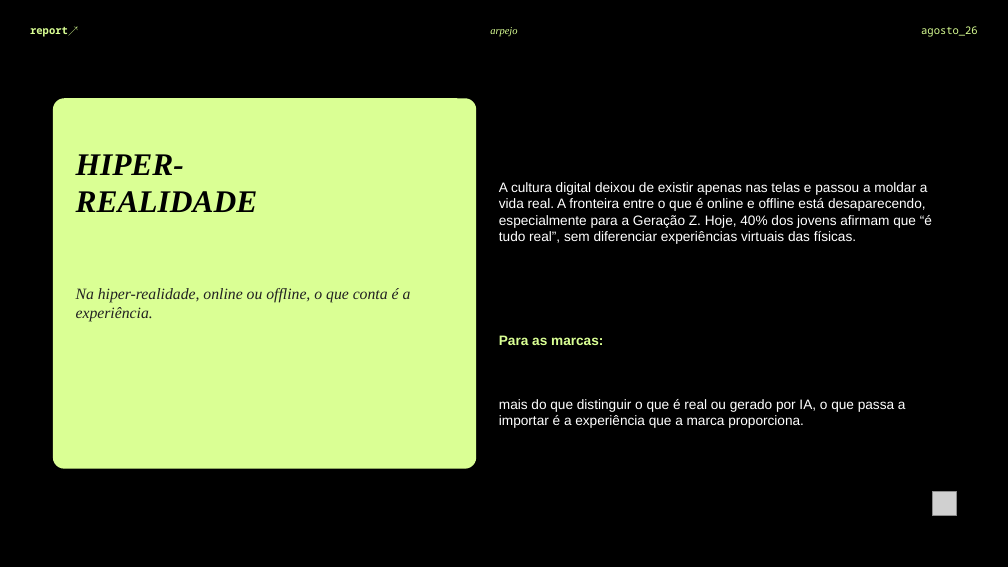
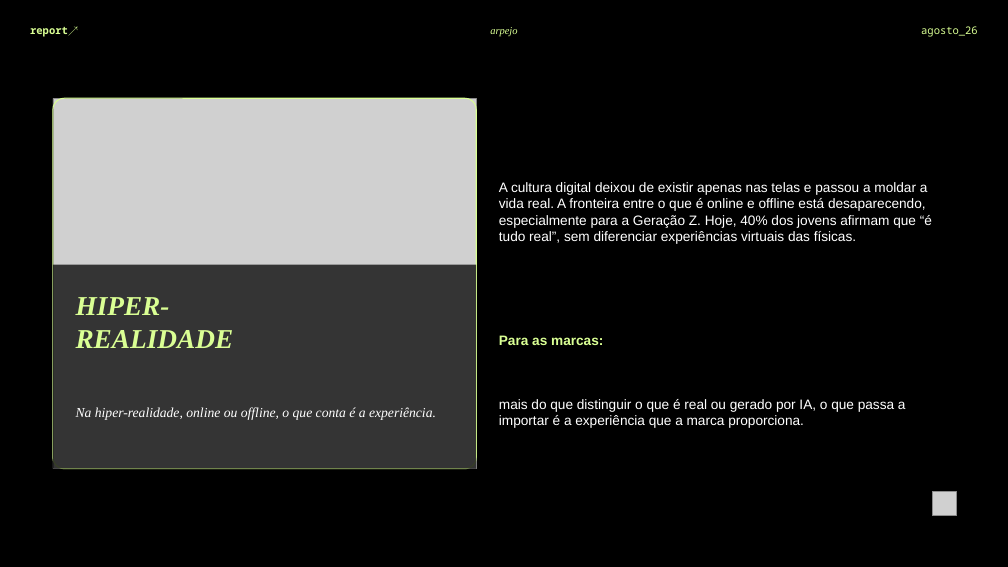
Before and after one commit to BiancaSchwanke/data-manipulation-exercises, a slide deck: slide 4 of entregas-agosto26/apresentacao-prospeccao-agosto26.pptx. Drawn at 1008x567 pixels with LibreOffice and Linux fonts; fonts in the diff are those of the drawing; grey boxes stand for pictures. Boxes give left, top, right and bottom in pixels: in the first picture for what was removed or moved away, otherwise in the second. Text is boxed around its words. In the diff, an @@ line names an element or a change of style, - is before the commit and + after.

```diff
--- a/entregas-agosto26/apresentacao-prospeccao-agosto26.pptx
+++ b/entregas-agosto26/apresentacao-prospeccao-agosto26.pptx
@@ rounded rectangle at (x1=53, y1=98, x2=476, y2=469): fill #DAFF94 to none; outline none to #DAFF94 1 pt @@
@@ picture added at (x1=53, y1=98, x2=476, y2=469) @@
@@ rectangle added at (x1=53, y1=265, x2=476, y2=469), fill #000000 at 75% opacity @@
@@ text "HIPER-" moved from (x1=76, y1=154, x2=258, y2=212) to (x1=76, y1=297, x2=234, y2=348) @@
@@ text "HIPER-" at (x1=76, y1=297, x2=234, y2=348): size 30 to 26 pt, text colour #000000 to #DAFF94 @@
@@ text "Na hiper-realidade, online ou offline, ..." moved from (x1=76, y1=288, x2=411, y2=321) to (x1=76, y1=407, x2=436, y2=420) @@
@@ text "Na hiper-realidade, online ou offline, ..." at (x1=76, y1=407, x2=436, y2=420): size 15 to 13 pt, text colour #222222 to #FFFFFF @@
```
Also in this commit, not shown: 3 other files.
